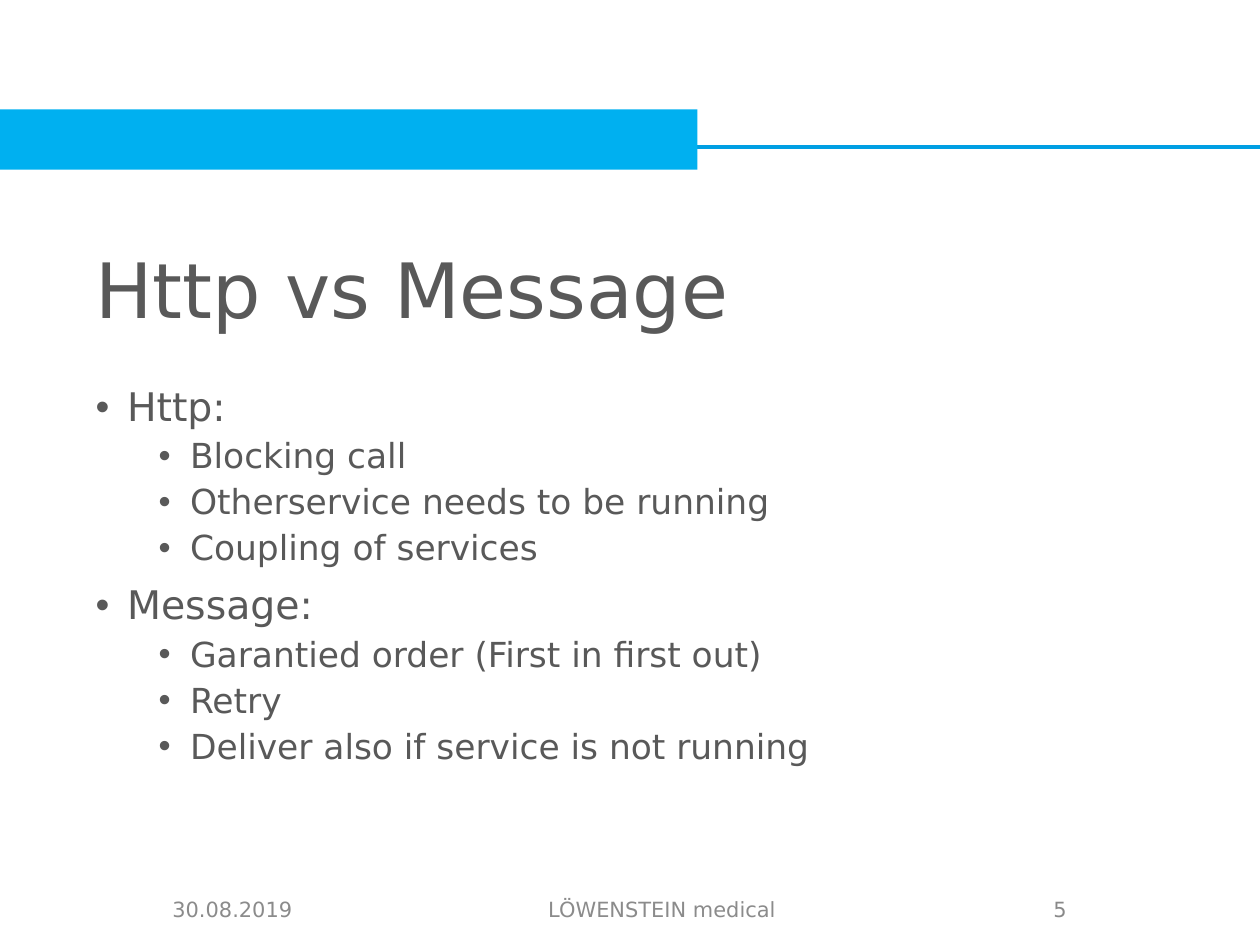
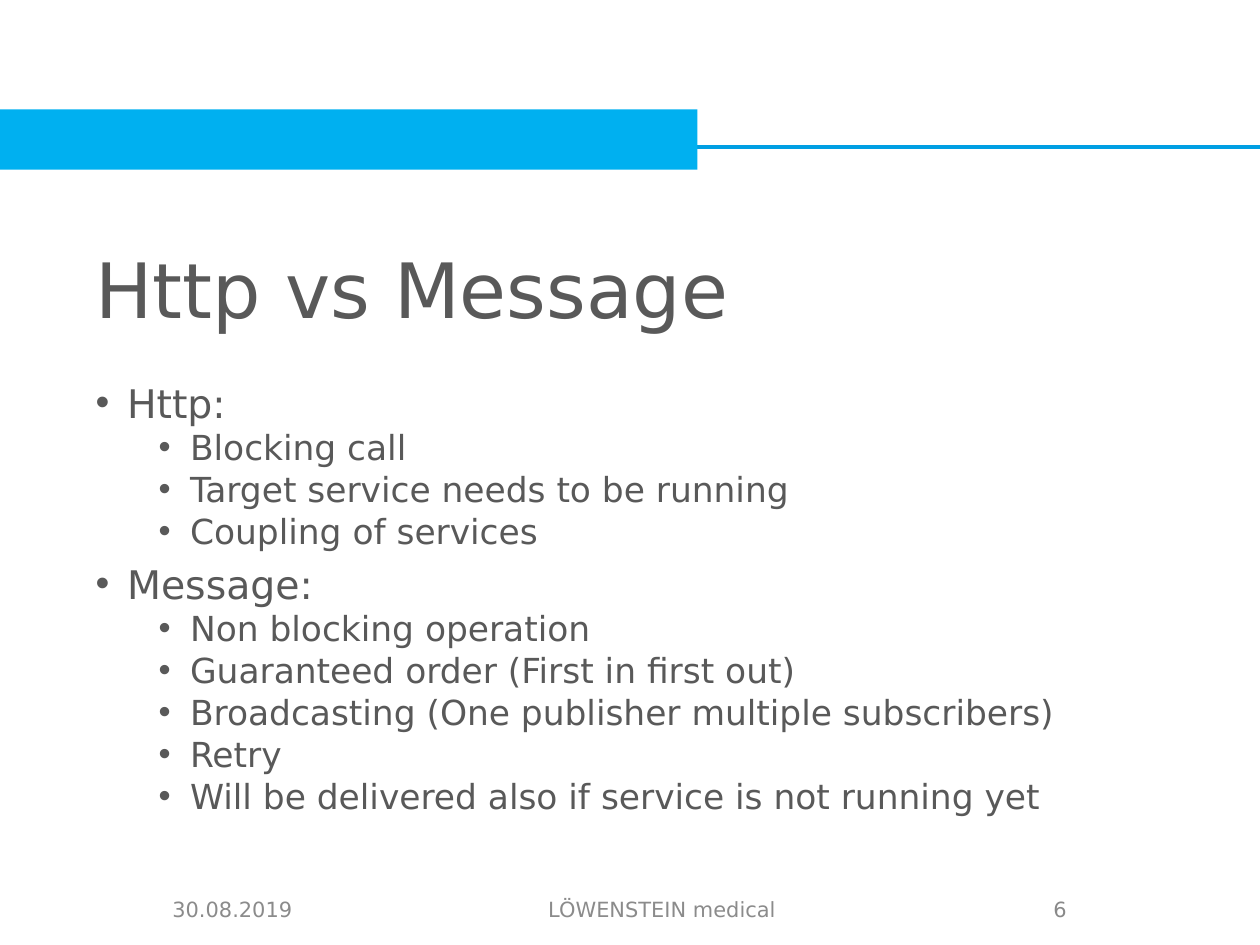
Before and after one commit to BenBorn/Gorod, a slide deck: slide 6 of Presentation.pptx (slide 5 before the commit). Drawn at 1260x945 pixels with LibreOffice and Linux fonts; fonts in the diff are those of the drawing; background and template pictures are left out. Boxes give left, top, right and bottom in pixels: in the first picture for what was removed or moved away, otherwise in the second. Text is boxed around its words. In the diff, an @@ line names an element or a change of style, - is before the commit and + after.

```diff
--- a/Presentation.pptx
+++ b/Presentation.pptx
@@ text at box(127, 389, 538, 774): line spacing 0.9 to 0.8 @@
@@ text at box(190, 476, 789, 509): text changed @@
-  • Otherservice needs to be running
+  • Target service needs to be running
@@ text at box(190, 615, 1054, 732): text changed @@
-  • Garantied order (First in first out)
+  • Non blocking operation
+  • Guaranteed order (First in first out)
+  • Broadcasting (One publisher multiple subscribers)
@@ text at box(190, 783, 1040, 816): text changed @@
-  • Deliver also if service is not running
+  • Will be delivered also if service is not running yet
@@ page number at box(1053, 901, 1066, 917): text changed @@
-5
+6
```
Also in this commit, not shown: 1 other slide changed, 3 slides added, 1 other file.
